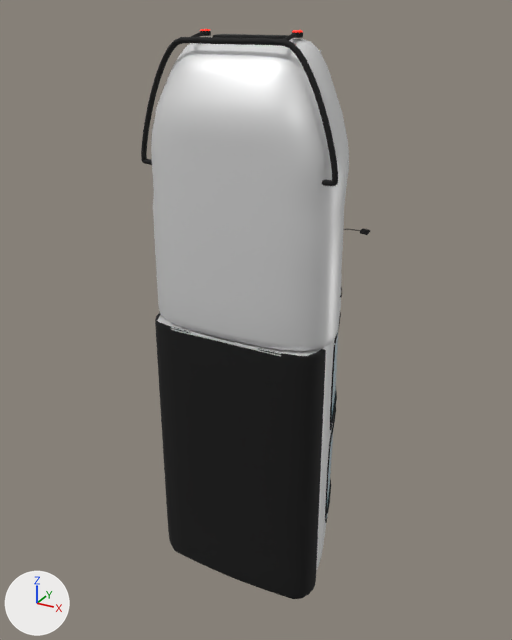
Before and after pictures for a commit that changed the FBX model Global Game Jam 2020/Assets/_Models/GAMEJAM_2020_Ambulance.fbx.
Rendered twice from a 50 mm lens placed at (3.79, -6.08, 3.5), pointed at (-0.17, 1.12, -0.1). Arrows for +X, +Y and +Z are at lower left; the lights stay in place. Where no turn or scale is listed for an object, it has been applied to the vertices.
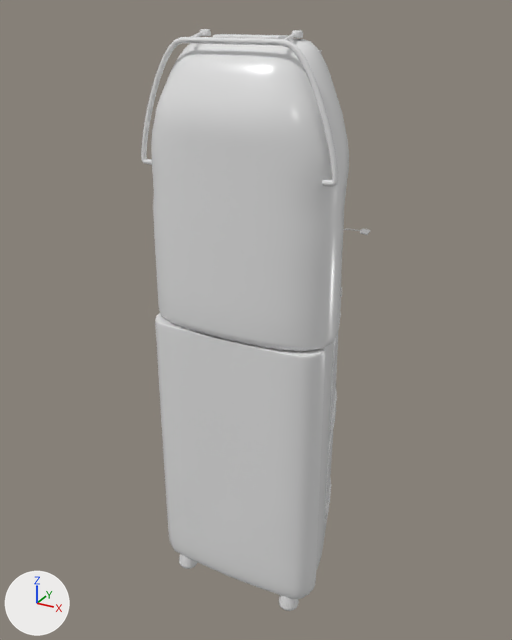
The newer file is also turned or shifted as a whole; pictures and numbers use the older file's frame.

Pixel boxes [x1, y1, x2, y2] of what changed, in the pictures (512 x 640 px):
'Cube.001', reshaped: before [141, 29, 371, 599]; after [141, 29, 371, 611]
part 1 of me_cube_002, added: after [279, 595, 299, 611]
part 2 of me_cube_002, added: after [179, 554, 197, 569]
part 3 of me_cube_002, recoloured (black to white): [141, 31, 364, 599] in both
part 4 of me_cube_002, recoloured: [327, 334, 338, 506] in both

The change, as a diff of the scene's bpy script:
```diff
--- a/Global Game Jam 2020/Assets/_Models/GAMEJAM_2020_Ambulance.fbx.py
+++ b/Global Game Jam 2020/Assets/_Models/GAMEJAM_2020_Ambulance.fbx.py
@@ mat_none @@
+mat_none = principled_material('None')
+mat_none.base_color = (0.8, 0.8, 0.8)  # white #e7e7e7
+mat_none.roughness = 0.255
@@ me_cube_002 @@
 # used by ob_cube_001; location = (0.0, 0.0, 0.0)
-me_cube_002.from_pydata(...)  # 8956 vertices, 8426 faces; spans x -1.24..1.25, y 0.01..2.39, z -3.49..3.3
-me_cube_002.materials.append(mat_material_001)  # white #e7e7e7
-me_cube_002.materials.append(mat_material_004)  # red #e70800
-me_cube_002.materials.append(mat_material_005)  # yellow #e7da2d
-me_cube_002.materials.append(mat_material)  # white #e7e7e7
+me_cube_002.from_pydata(...)  # 9666 vertices, 9078 faces; spans x -1.24..1.25, y 0.01..2.39, z -3.57..3.3
+# me_cube_002 part 1: a new loose piece of 352 vertices spanning x 0.68..0.94, y 0.09..0.35, z -3.57..-3.33, in mat_none (white #e7e7e7)
+# me_cube_002 part 2: a new loose piece of 352 vertices spanning x -0.87..-0.62, y 0.09..0.35, z -3.57..-3.33, in mat_none (white #e7e7e7)
+# me_cube_002 part 3: 3829 faces spanning x -1.24..1.25, y 0.05..2.34, z -3.47..3.29 switch from mat_material_002 (black #000000) to mat_none (white #e7e7e7)
+# me_cube_002 part 4: 104 faces spanning x -0.94..0.95, y 0.38..2.17, z -3.32..1.27 switch from mat_material_003 (cyan #c1f1ff) to mat_none (white #e7e7e7)
```
